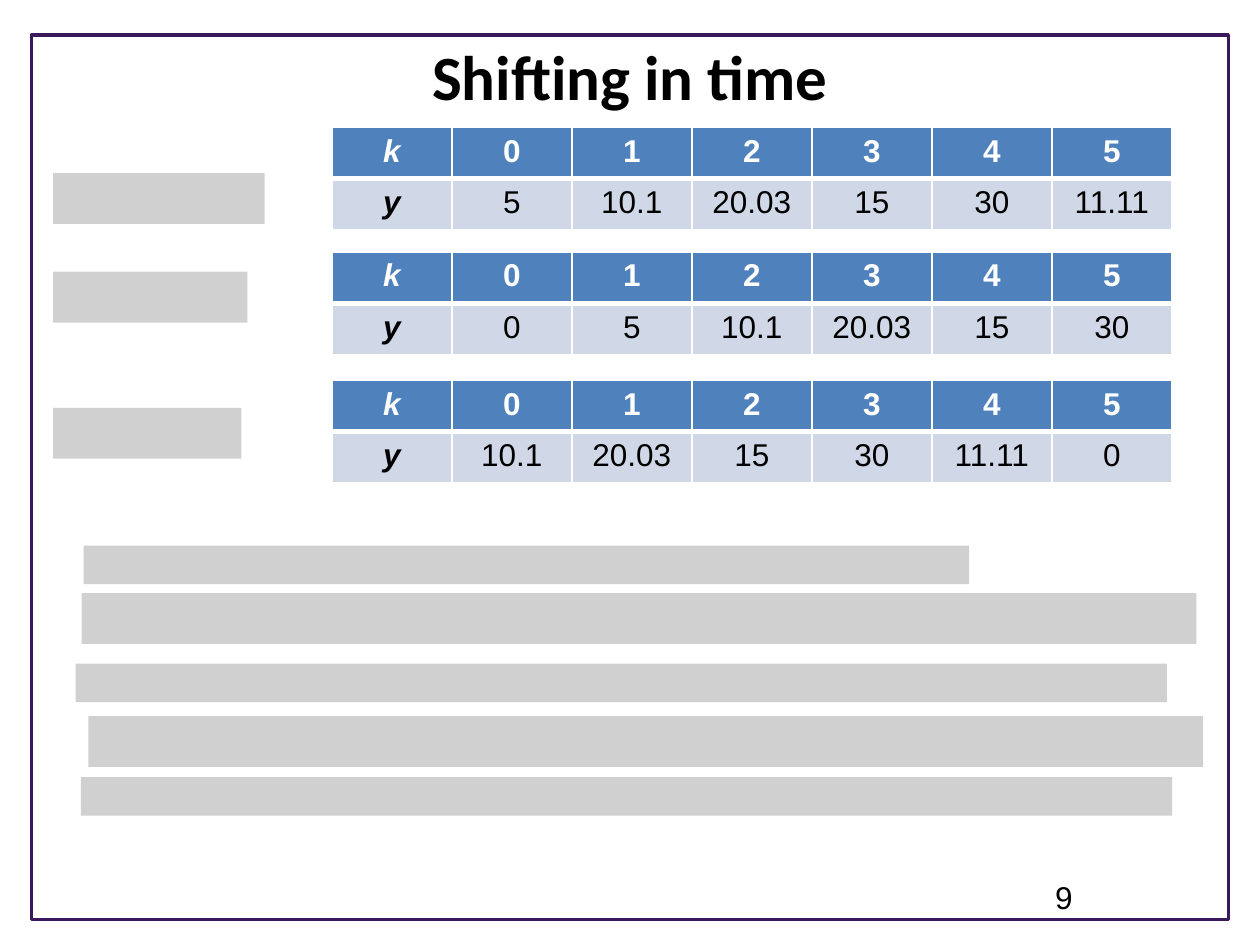
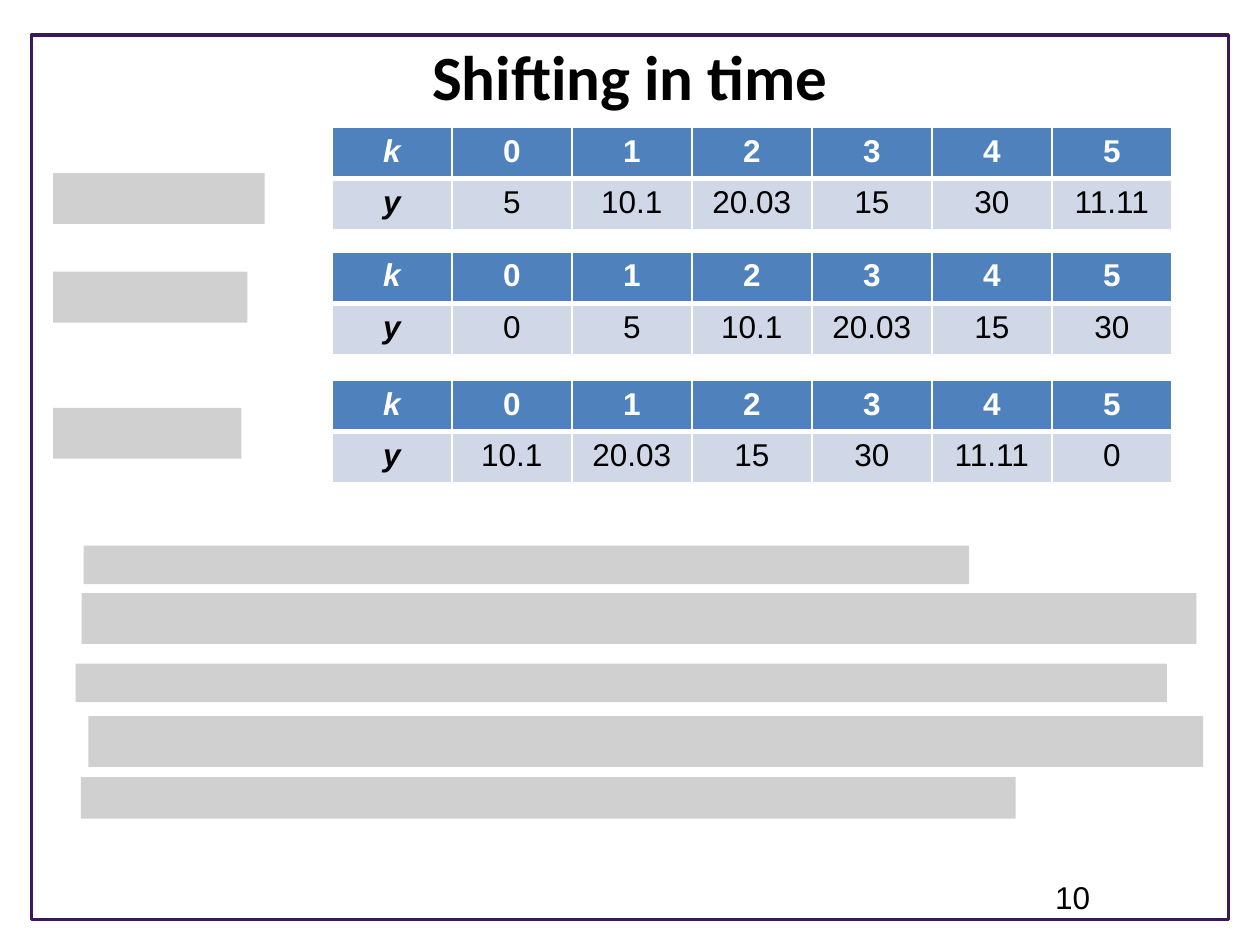
Before and after one commit to joseph-hellerstein/advanced-controls-lectures, a slide deck: slide 10 of lectures/lecture_09-linear_time_invariant_systems/linear_time_invariant_systems.pptx (slide 9 before the commit). Drawn at 1260x945 pixels with LibreOffice and Linux fonts; fonts in the diff are those of the drawing; grey boxes stand for pictures; background and template pictures are left out. Boxes give left, top, right and bottom in pixels: in the first picture for what was removed or moved away, otherwise in the second. Text is boxed around its words. In the diff, an @@ line names an element or a change of style, - is before the commit and + after.

```diff
--- a/lectures/lecture_09-linear_time_invariant_systems/linear_time_invariant_systems.pptx
+++ b/lectures/lecture_09-linear_time_invariant_systems/linear_time_invariant_systems.pptx
@@ picture: place and size @@
-picture at (81,777,1172,816)
+picture at (81,777,1016,819)
@@ page number at (1055,887,1090,910): text changed @@
-9
+10
```
Also in this commit, not shown: 4 other slides changed, 2 slides added, 8 other files.
